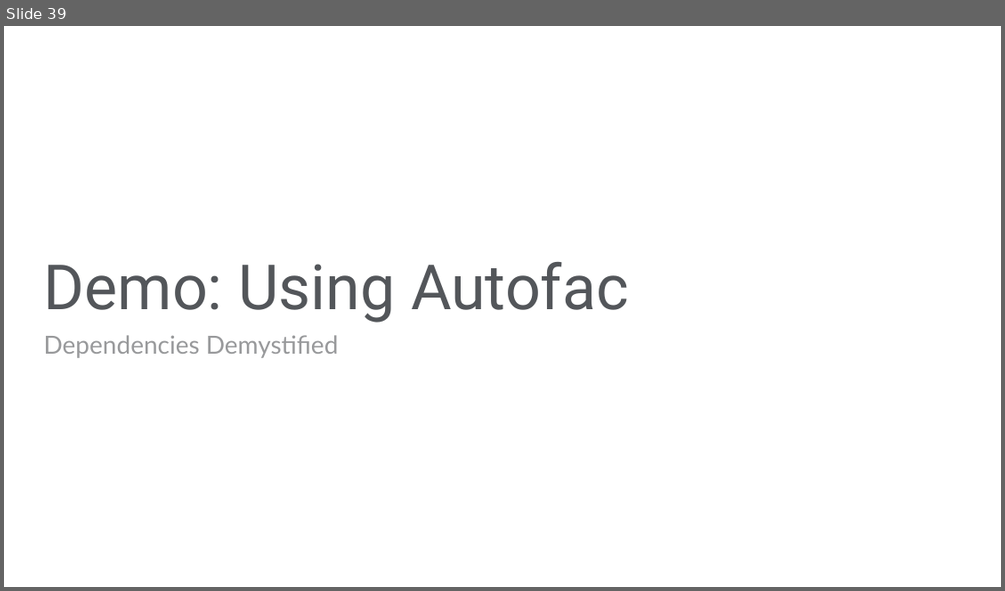
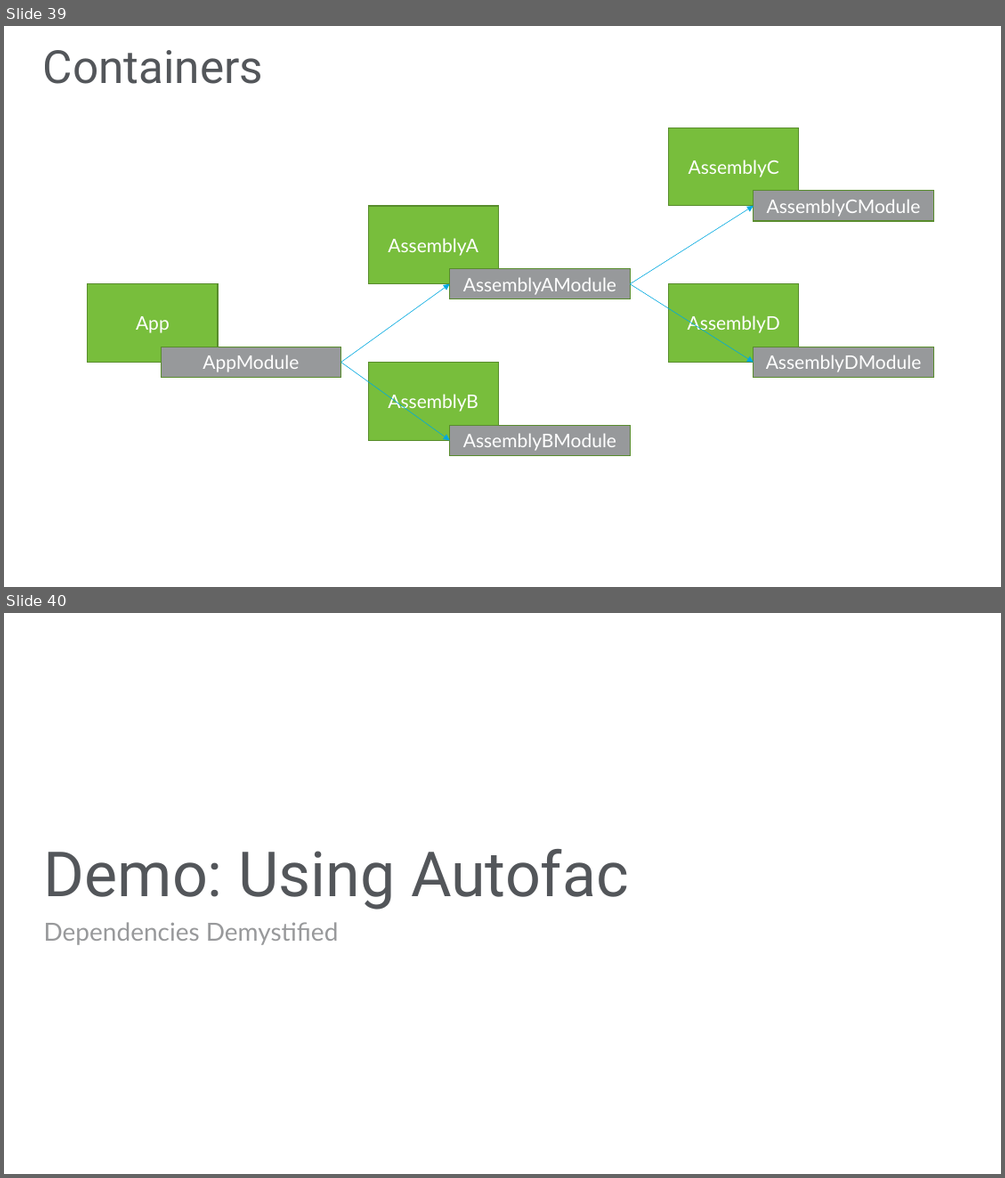
Before and after one commit to JasonBock/Presentations, a slide deck: Dependencies Demystified.pptx. Shown one above the other, each under a label of ours: slide 39 before the commit, slides 39 and 40 after it. The pictures are 1005x591 and 1005x1178 pixels, drawn with LibreOffice and Linux fonts; fonts in the diff are those of the drawing; background and template pictures are left out. Boxes give left, top, right and bottom in pixels: in the first picture for what was removed or moved away, otherwise in the second. Text is boxed around its words. In the diff, an @@ line names an element or a change of style, - is before the commit and + after.

```diff
--- a/Dependencies Demystified.pptx
+++ b/Dependencies Demystified.pptx
@@ slide 39 added at (4,26,1001,587), background picture (left out) @@
@@ title added at (43,50,263,84), 44 pt, text #53565A @@
+Containers
@@ rectangle added at (669,127,799,206), fill #78BE3C, outline #598D2C 1 pt, 18 pt, text #FFFFFF @@
+AssemblyC
@@ rectangle added at (368,206,498,284), fill #78BE3C, outline #598D2C 1 pt, 18 pt, text #FFFFFF @@
+AssemblyA
@@ arrow added from (630, 284) to (753, 206), #00A9E0 0.5 pt @@
@@ rectangle added at (753,191,933,221), fill #97999B, outline #598D2C 1 pt, 18 pt, text #FFFFFF @@
+AssemblyCModule
@@ rectangle added at (88,284,218,362), fill #78BE3C, outline #598D2C 1 pt, 18 pt, text #FFFFFF @@
+App
@@ arrow added from (341, 362) to (450, 284), #00A9E0 0.5 pt @@
@@ rectangle added at (450,269,630,300), fill #97999B, outline #598D2C 1 pt, 18 pt, text #FFFFFF @@
+AssemblyAModule
@@ arrow added from (630, 284) to (753, 362), #00A9E0 0.5 pt @@
@@ rectangle added at (669,284,799,362), fill #78BE3C, outline #598D2C 1 pt, 18 pt, text #FFFFFF @@
+AssemblyD
@@ rectangle added at (161,346,341,378), fill #97999B, outline #598D2C 1 pt, 18 pt, text #FFFFFF @@
+AppModule
@@ arrow added from (341, 362) to (450, 440), #00A9E0 0.5 pt @@
@@ rectangle added at (368,362,498,440), fill #78BE3C, outline #598D2C 1 pt, 18 pt, text #FFFFFF @@
+AssemblyB
@@ rectangle added at (753,346,933,378), fill #97999B, outline #598D2C 1 pt, 18 pt, text #FFFFFF @@
+AssemblyDModule
@@ rectangle added at (450,426,630,456), fill #97999B, outline #598D2C 1 pt, 18 pt, text #FFFFFF @@
+AssemblyBModule
@@ what was slide 39 is now slide 40 @@
```
Also in this commit, not shown: 5 slides changed.
